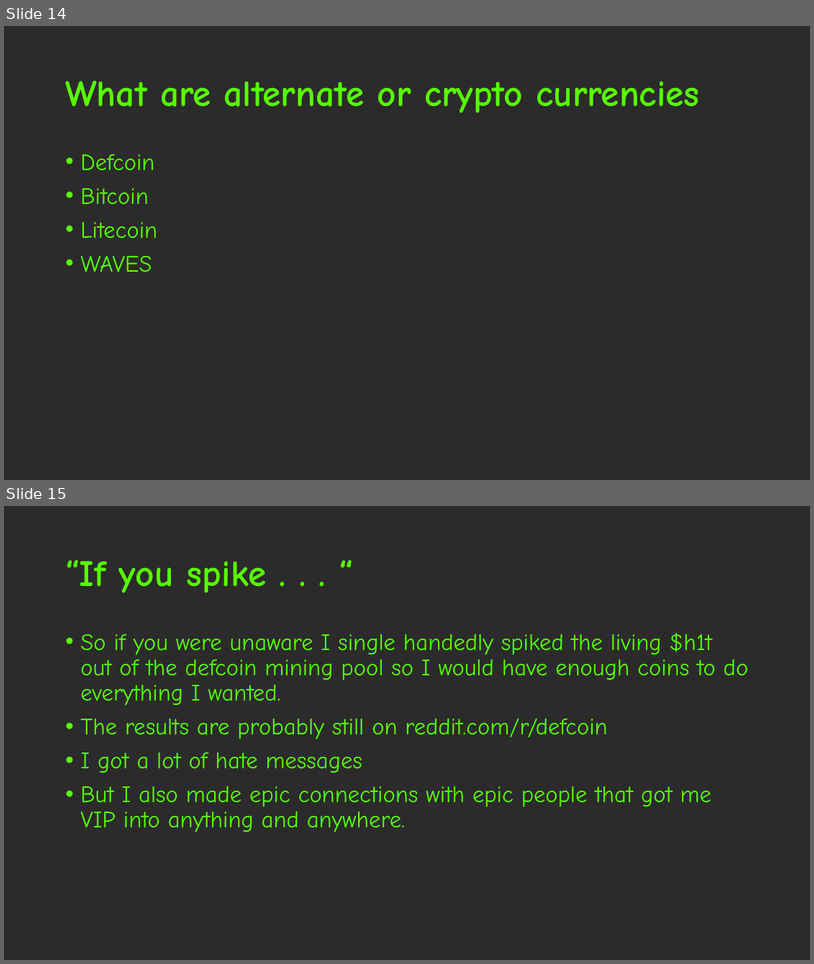
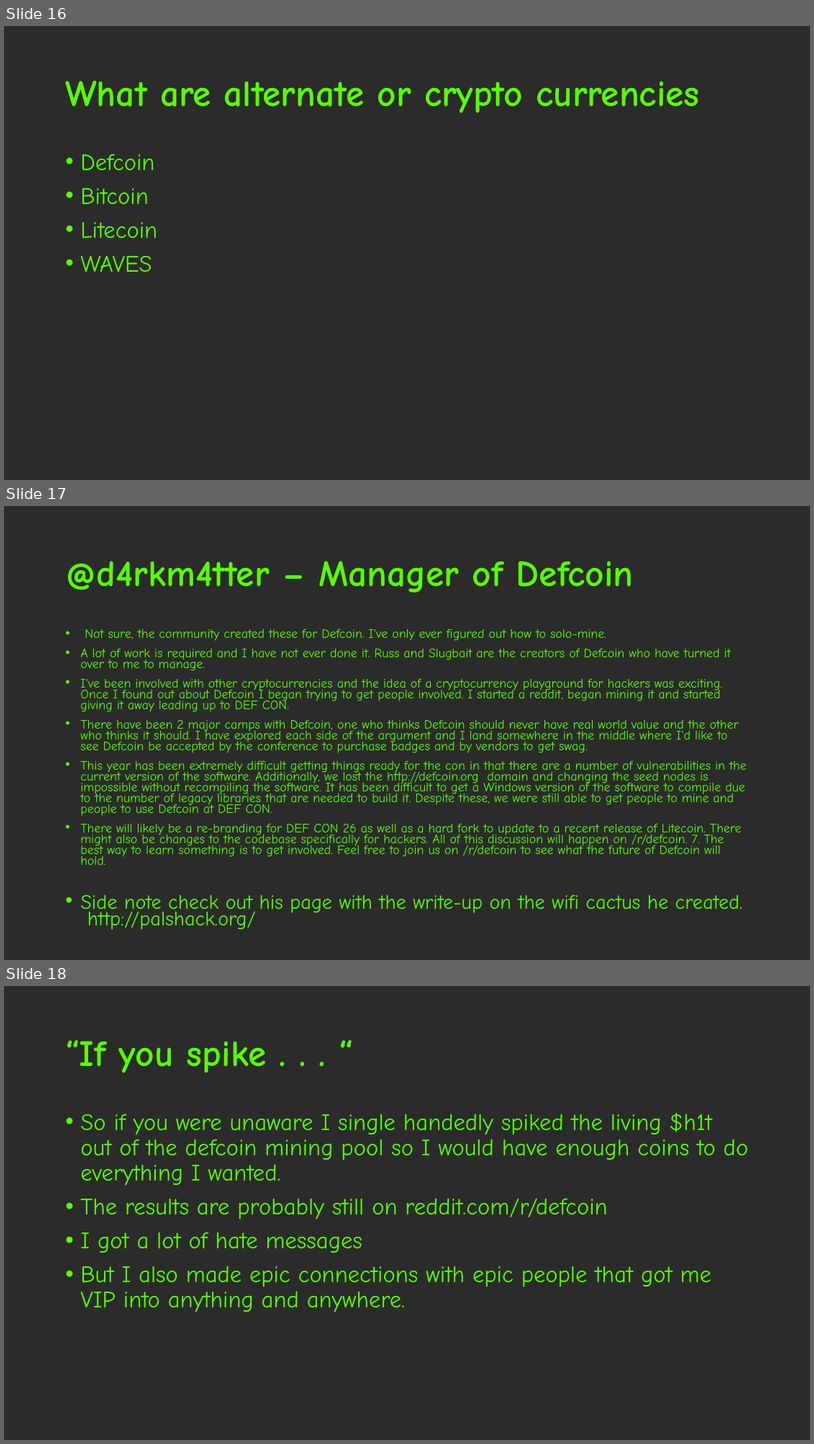
Before and after one commit to Kirball/b-sides-jax-talk, a slide deck: #BadgeLife, alternative currencies, the barter [Autosaved].pptx. Shown one above the other, each under a label of ours: slides 14 and 15 before the commit, slides 16, 17 and 18 after it. The pictures are 814x964 and 814x1444 pixels, drawn with LibreOffice and Linux fonts; fonts in the diff are those of the drawing; background and template pictures are left out; a plain dark background stands for a picture behind light text. Boxes give left, top, right and bottom in pixels: in the first picture for what was removed or moved away, otherwise in the second. Text is boxed around its words. In the diff, an @@ line names an element or a change of style, - is before the commit and + after.

```diff
--- a/#BadgeLife, alternative currencies, the barter [Autosaved].pptx
+++ b/#BadgeLife, alternative currencies, the barter [Autosaved].pptx
@@ slide 17 added at (4,506,810,960), background picture (left out) @@
@@ title added at (65,561,634,592), 44 pt, text #58FF00, bold @@
+@d4rkm4tter – Manager of Defcoin
@@ text added at (80,628,747,929), 15.4 pt, text #58FF00 @@
+• Not sure, the community created these for Defcoin. I've only ever figured out how to solo-mine.
+• A lot of work is required and I have not ever done it. Russ and Slugbait are the creators of Defcoin who have turned it over to me to manage.
+• I've been involved with other cryptocurrencies and the idea of a cryptocurrency playground for hackers was exciting. Once I found out about Defcoin I began trying to get people involved. I started a reddit, began mining it and started giving it away leading up to DEF CON.
+• There have been 2 major camps with Defcoin, one who thinks Defcoin should never have real world value and the other who thinks it should. I have explored each side of the argument and I land somewhere in the middle where I'd like to see Defcoin be accepted by the conference to purchase badges and by vendors to get swag.
+• This year has been extremely difficult getting things ready for the con in that there are a number of vulnerabilities in the current version of the software. Additionally, we lost the http://defcoin.org domain and changing the seed nodes is impossible without recompiling the software. It has been difficult to get a Windows version of the software to compile due to the number of legacy libraries that are needed to build it. Despite these, we were still able to get people to mine and people to use Defcoin at DEF CON.
+• There will likely be a re-branding for DEF CON 26 as well as a hard fork to update to a recent release of Litecoin. There might also be changes to the codebase specifically for hackers. All of this discussion will happen on /r/defcoin. 7. The best way to learn something is to get involved. Feel free to join us on /r/defcoin to see what the future of Defcoin will hold.
+• Side note check out his page with the write-up on the wifi cactus he created. http://palshack.org/
@@ what was slide 14 is now slide 16 @@
@@ what was slide 15 is now slide 18 @@
```
Also in this commit, not shown: 10 slides changed, 9 other slides added.
